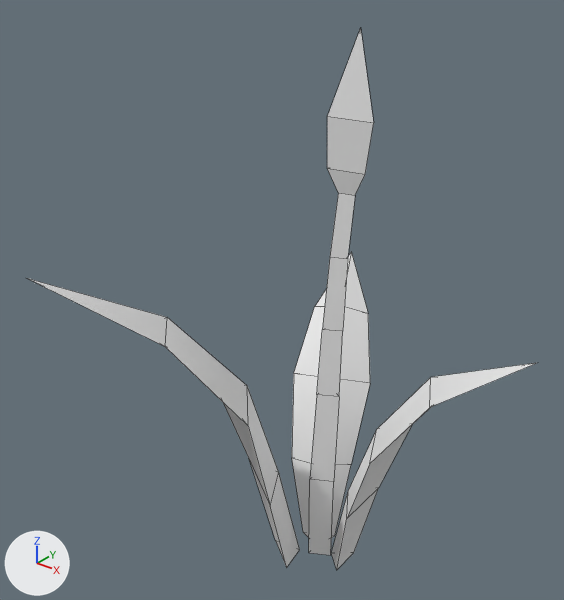
Renders of the OBJ model Game/GGJ18_Game01/Assets/Graphics/Meshes/Environment_01/Plant_1_04.obj from each side of a commit.
Camera for both pictures: a camera (50 mm lens) standing at (1.33, -2.04, 1.35) and looking at (-0.21, -0.12, 0.16). Arrows for +X, +Y and +Z are at lower left; the lights stay in place. Mesh edges are drawn as thin lines. Where no turn or scale is listed for an object, it has been applied to the vertices.

In view in the first picture: 'Plant_1_04'.
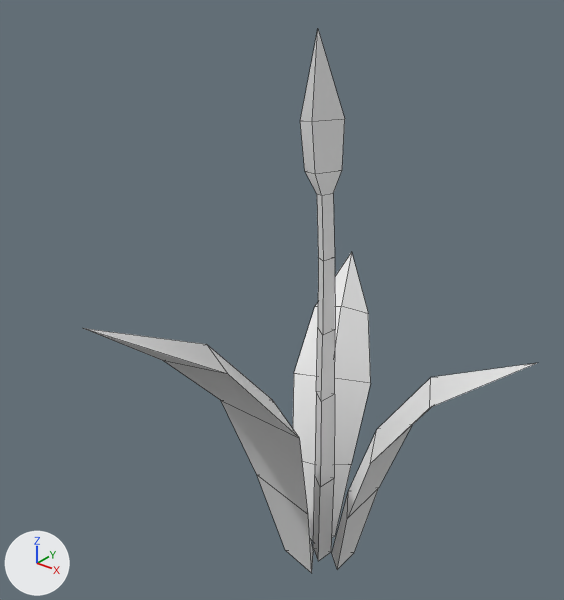
The newer file is also turned or shifted as a whole; pictures and numbers use the older file's frame.

Changed parts and their boxes (x1, y1, x2, y2) in the pictures (564 x 600 px; the box of a moved part takes in the faces that stretch with it):
'Plant_1_04', reshaped (11% narrower)
    before: (27, 28, 536, 569)
    after: (83, 30, 537, 573)
part 1 of me_plant_1_04, moved or reshaped
    before: (27, 278, 300, 568)
    after: (83, 328, 313, 573)
part 2 of me_plant_1_04, moved or reshaped
    before: (309, 28, 374, 555)
    after: (300, 30, 345, 561)

The change in detail:
me_plant_1_04 has 64 vertices, 60 faces and spans x -0.66..0.66, y -0.82..0.82, z -1.04..1.04.
me_plant_1_04 is used by ob_plant_1_04; location (0.0, 0.0, 0.0).
me_plant_1_04 part 1: the loose piece of 13 vertices spanning x -0.66..-0.15, y -0.82..-0.03, z -1.04..0.36 is turned 23.1 degrees about the z axis through its middle, then moved by (0.23, -0.03, 0.0).
me_plant_1_04 part 2: the loose piece of 25 vertices spanning x -0.17..-0.04, y -0.02..0.22, z -1.04..1.04 is turned 52.2 degrees about the z axis through its middle, then moved by (-0.05, -0.04, 0.0).
